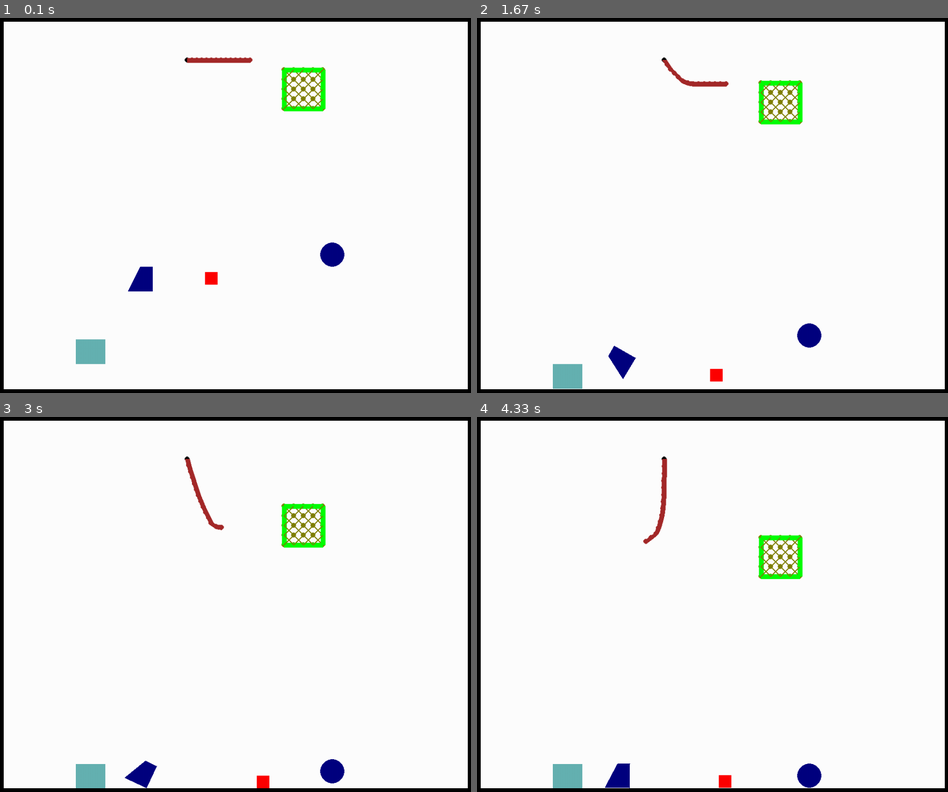
Above: before the commit, frames 1-4 (two rows, left to right).
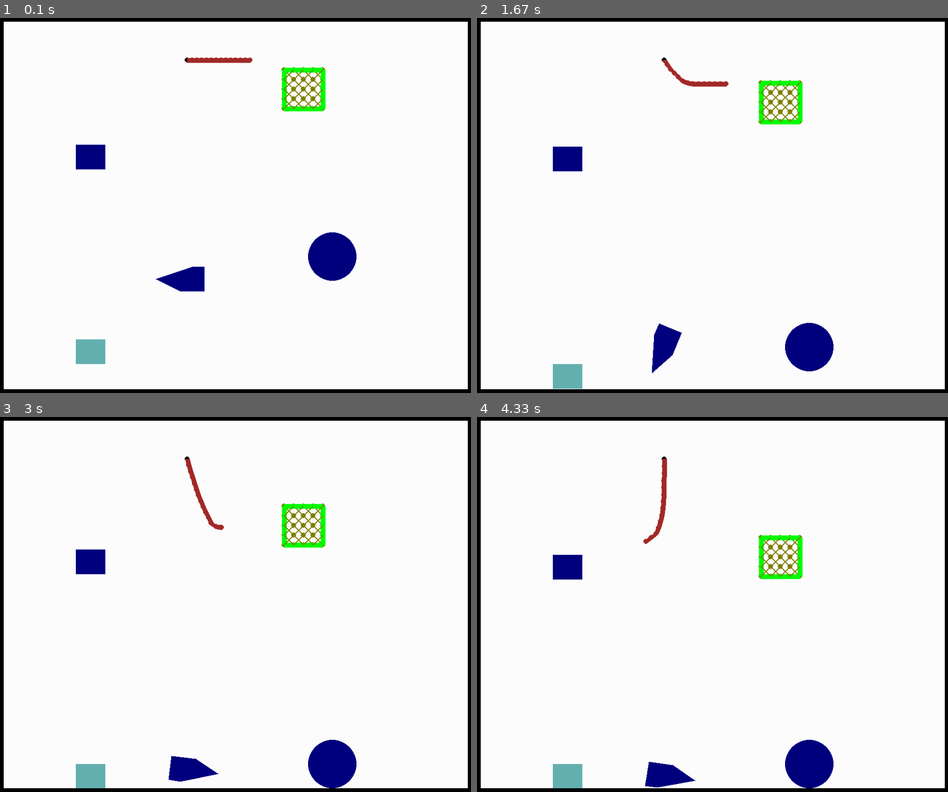
Above: after the commit, the same moments.

Repository: Leon-iii/Pygame-Physics-Engine
Game: pygame game, started from main.py
Two runs of this game, one before a commit and one after it. Both use one fixed random seed, a clock stepped at 60 frames per second and the inputs below.
Inputs (mouse positions are in pixels of both pictures, inside the frame that each line leads up to):
- Up to frame 1 (0.1 s): no input
- Up to frame 2 (1.67 s): hold Right 0.33-0.8 s; move the mouse to (693, 224) at 0.37 s; hold Up 0.83-1.3 s; move the mouse to (867, 194) at 0.87 s; hold Right from 1.33 s (still down); move the mouse to (594, 209) at 1.37 s
- Up to frame 3 (3 s): release Right at 1.8 s; hold Left 1.83-2.37 s; move the mouse to (84, 544) at 1.87 s; hold Down 2.4-2.87 s; move the mouse to (306, 469) at 2.43 s; hold Left from 2.9 s (still down); move the mouse to (292, 638) at 2.93 s
- Up to frame 4 (4.33 s): release Left at 3.37 s; hold Up 3.4-3.87 s; move the mouse to (721, 473) at 3.43 s; hold Right from 3.9 s (still down); move the mouse to (538, 593) at 3.93 s

The runs differ from the first frame. In frame 1, 2.1% of the frame differs, in the area x 16-76%, y 33-74%; in frame 2, 2.1%; in frame 3, 2.1%; in frame 4, 2.1%.

Commit message:
minor changes

Diff:
--- a/main.py
+++ b/main.py
@@ -48,7 +48,7 @@
 
 Scene = Scene(
     [ ],
-    GRAVITY
+    GRAVITY,
 )
 
 Scene.add(
@@ -61,11 +61,20 @@
         is_breakable=True,
         break_impulse=100000
         ),
+    Rectangle(
+        x=200,
+        y=500,
+        width=60,
+        height=50,
+        mass=100,
+        is_breakable=False,
+        ignore_gravity=True
+        ),
     Circle(
         x=WIDTH / 2 + 200,
         y=300,
-        radius=25,
-        mass=120,
+        radius=50,
+        mass=300,
         ),
 
     Rectangle(
@@ -108,9 +117,9 @@
 )
 
 polygon_1 = Polygon(
-        x=310,
+        x=400,
         y=250,
-        vertices=[(0, 0), (50, 0), (50, 25), (0, 50)],
+        vertices=[(0, 0), (50, 0), (50, 25), (25, 100), (0, 50)],
         mass=100
     )
 polygon_1.rotate(90, in_radians=False)
@@ -131,18 +140,6 @@
 Scene.add(cursor)
 
 cursor.teleport(cartesian_coord_from_pygame(pygame.mouse.get_pos()))
-
-player = Rectangle(
-    x=450,
-    y=250,
-    width=25,
-    height=25,
-    name="Player",
-    color=COLORS["red"],
-    mass=50,
-)
-
-Scene.add(player)
 
 
 ######################### 로프 생성 로직 ##########################
@@ -285,48 +282,11 @@
 
 # Main game loop
 while True:
-    # 방향키 입력 등 이벤트 처리
+    # 이벤트 처리
     for event in pygame.event.get():
         if event.type == pygame.QUIT:
             pygame.quit()
             sys.exit()
-        elif event.type == pygame.KEYDOWN:
-            if event.key == pygame.K_LEFT:
-                move_left = True
-            elif event.key == pygame.K_RIGHT:
-                move_right = True
-            elif event.key == pygame.K_UP:
-                move_up = True
-            elif event.key == pygame.K_DOWN:
-                move_down = True
-        elif event.type == pygame.KEYUP:
-            if event.key == pygame.K_LEFT:
-                move_left = False
-            elif event.key == pygame.K_RIGHT:
-                move_right = False
-            elif event.key == pygame.K_UP:
-                move_up = False
-            elif event.key == pygame.K_DOWN:
-                move_down = False
-        elif event.type == pygame.MOUSEBUTTONDOWN:
-            mouse_x, mouse_y = pygame.mouse.get_pos()
-
-            new_rect = Rectangle(
-                x=mouse_x,
-                y=HEIGHT - mouse_y,
-                width=20,
-                height=20
-            )
-            Scene.add(new_rect)
-
-    if move_left:
-        player.velocity[0] -= PLAYER_SPEED_X
-    if move_right:
-        player.velocity[0] += PLAYER_SPEED_X
-    if move_up:
-        player.velocity[1] += PLAYER_SPEED_Y
-    if move_down:
-        player.velocity[1] -= PLAYER_SPEED_Y
 
     # 커서 방향으로 강체를 이동시킴
     mouse_x, mouse_y = pygame.mouse.get_pos()
Not shown, added: README.txt
